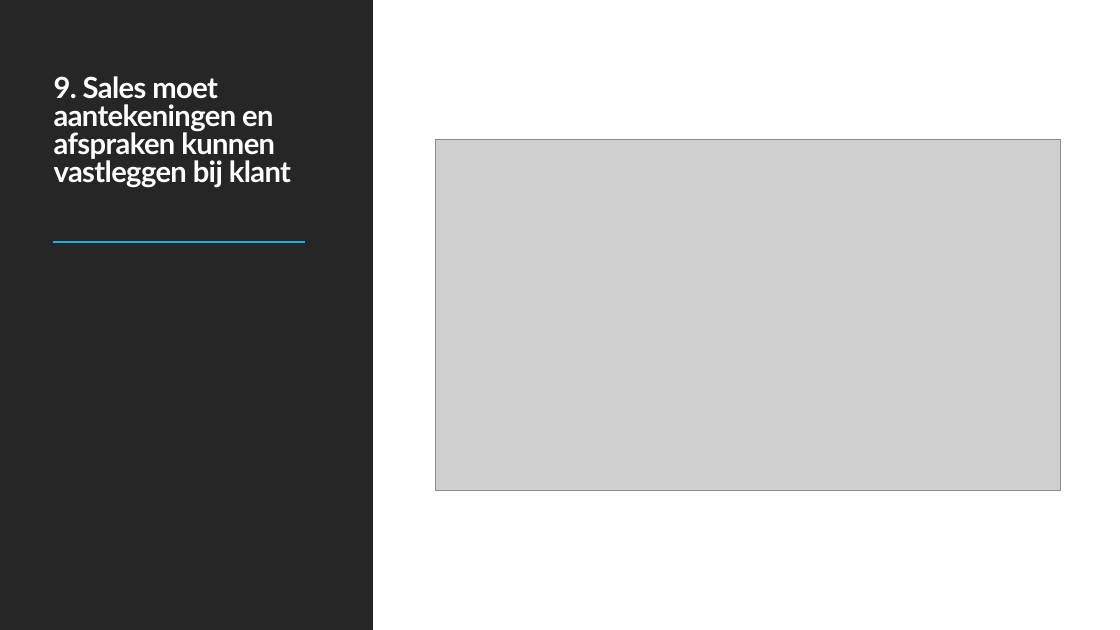
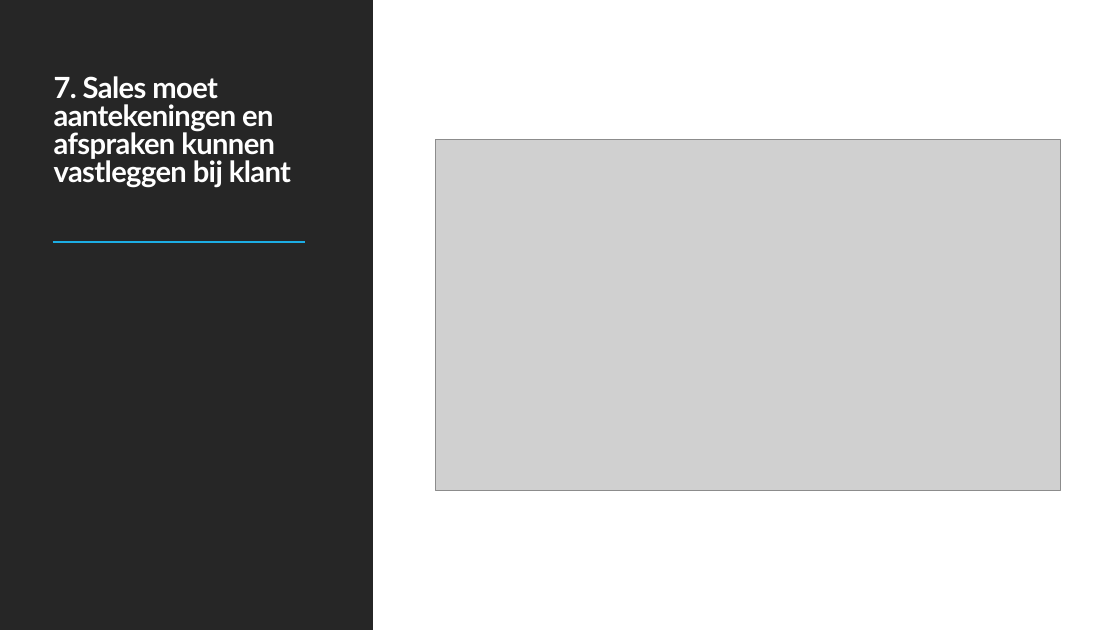
Before and after one commit to DimitriFlorijn/E3-Barroc-Intens, a slide deck: slide 9 of Barroc Intens.pptx (slide 12 before the commit). Drawn at 1120x630 pixels with LibreOffice and Linux fonts; fonts in the diff are those of the drawing; grey boxes stand for pictures. Boxes give left, top, right and bottom in pixels: in the first picture for what was removed or moved away, otherwise in the second. Text is boxed around its words. In the diff, an @@ line names an element or a change of style, - is before the commit and + after.

```diff
--- a/Barroc Intens.pptx
+++ b/Barroc Intens.pptx
@@ title at bbox=[54, 76, 291, 188]: text changed @@
-9. Sales moet aantekeningen en afspraken kunnen vastleggen bij klant
+7. Sales moet aantekeningen en afspraken kunnen vastleggen bij klant
```
Also in this commit, not shown: 8 other slides changed, 1 slide added, 4 slides removed.
